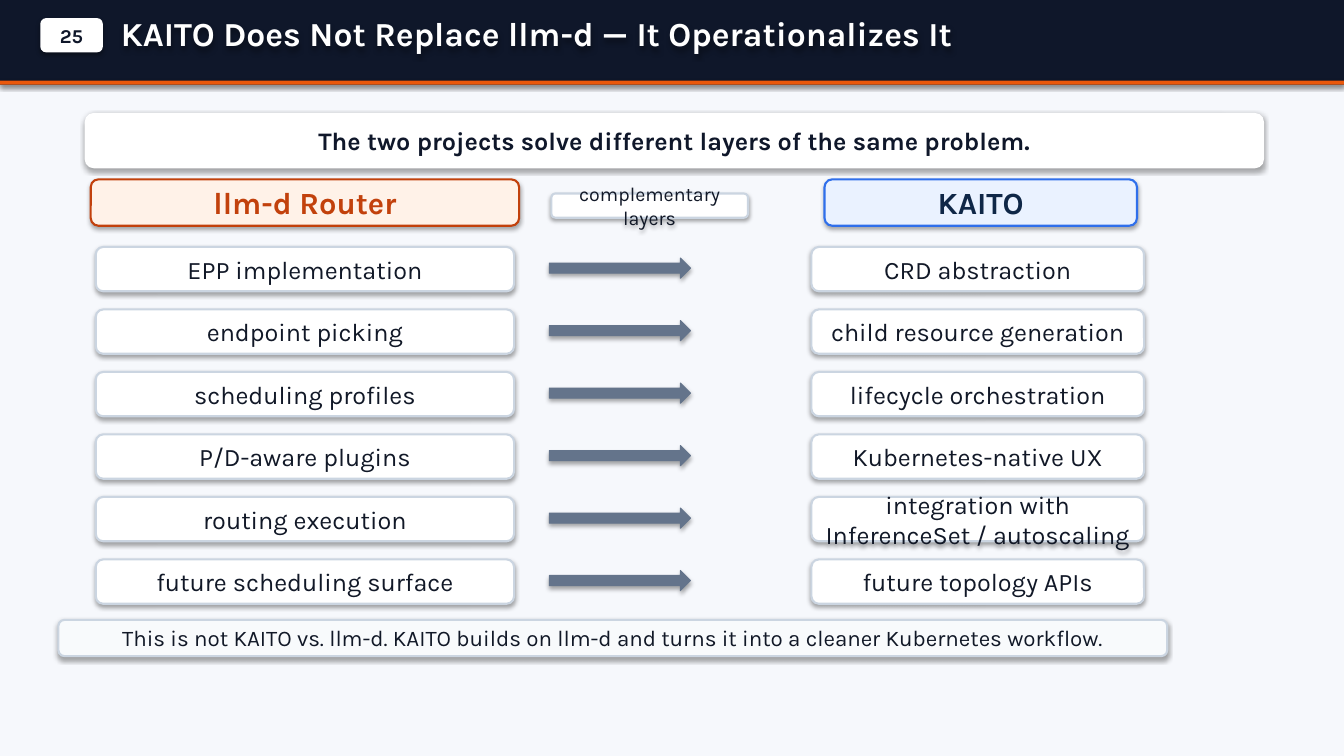
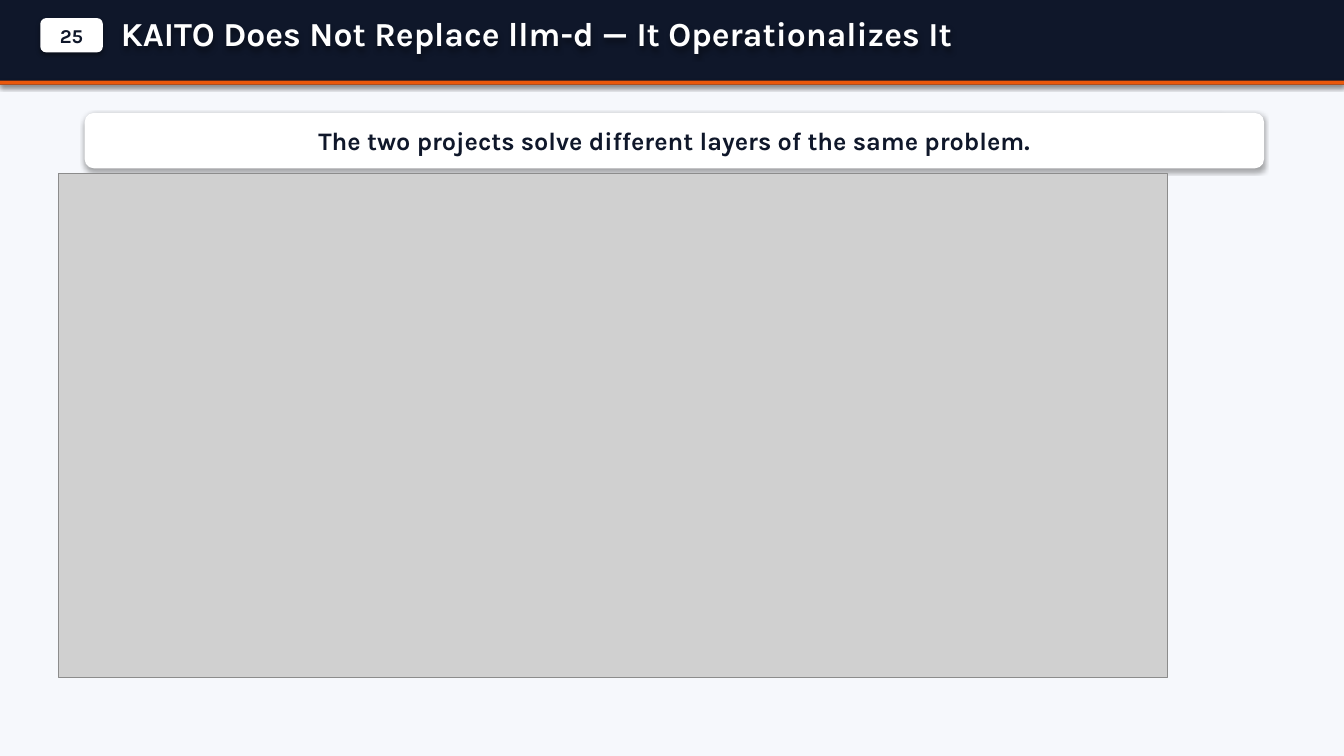
Before and after one commit to andyzhangx/demo, a slide deck: slide 10 of llm/kaito-llm-d-pd-slides.pptx. Drawn at 1344x756 pixels with LibreOffice and Linux fonts; fonts in the diff are those of the drawing; grey boxes stand for pictures. Boxes give left, top, right and bottom in pixels: in the first picture for what was removed or moved away, otherwise in the second. Text is boxed around its words. In the diff, an @@ line names an element or a change of style, - is before the commit and + after.

```diff
--- a/llm/kaito-llm-d-pd-slides.pptx
+++ b/llm/kaito-llm-d-pd-slides.pptx
@@ picture added at (x1=58, y1=173, x2=1168, y2=678) @@
@@ rounded rectangle removed at (x1=91, y1=179, x2=519, y2=226) @@
-llm-d Router
@@ rounded rectangle removed at (x1=825, y1=179, x2=1137, y2=226) @@
-KAITO
@@ rounded rectangle removed at (x1=552, y1=194, x2=748, y2=218) @@
-complementary layers
@@ rounded rectangle removed at (x1=96, y1=247, x2=514, y2=291) @@
-EPP implementation
@@ right arrow removed at (x1=549, y1=258, x2=691, y2=278) @@
@@ rounded rectangle removed at (x1=812, y1=247, x2=1144, y2=291) @@
-CRD abstraction
@@ rounded rectangle removed at (x1=96, y1=310, x2=514, y2=354) @@
-endpoint picking
@@ right arrow removed at (x1=549, y1=321, x2=691, y2=341) @@
@@ rounded rectangle removed at (x1=812, y1=310, x2=1144, y2=354) @@
-child resource generation
@@ rounded rectangle removed at (x1=96, y1=372, x2=514, y2=416) @@
-scheduling profiles
@@ right arrow removed at (x1=549, y1=383, x2=691, y2=403) @@
@@ rounded rectangle removed at (x1=812, y1=372, x2=1144, y2=416) @@
-lifecycle orchestration
@@ rounded rectangle removed at (x1=96, y1=435, x2=514, y2=479) @@
-P/D-aware plugins
@@ right arrow removed at (x1=549, y1=446, x2=691, y2=466) @@
@@ rounded rectangle removed at (x1=812, y1=435, x2=1144, y2=479) @@
-Kubernetes-native UX
@@ rounded rectangle removed at (x1=96, y1=497, x2=514, y2=541) @@
-routing execution
@@ right arrow removed at (x1=549, y1=508, x2=691, y2=528) @@
@@ rounded rectangle removed at (x1=812, y1=497, x2=1144, y2=541) @@
-integration with InferenceSet / autoscaling
@@ rounded rectangle removed at (x1=96, y1=560, x2=514, y2=604) @@
-future scheduling surface
@@ rounded rectangle removed at (x1=812, y1=560, x2=1144, y2=604) @@
-future topology APIs
@@ right arrow removed at (x1=549, y1=571, x2=691, y2=591) @@
@@ rounded rectangle removed at (x1=58, y1=620, x2=1168, y2=656) @@
-This is not KAITO vs. llm-d. KAITO builds on llm-d and turns it into a cleaner Kubernetes workflow.
```
Also in this commit, not shown: 7 other slides changed, 10 other files.
